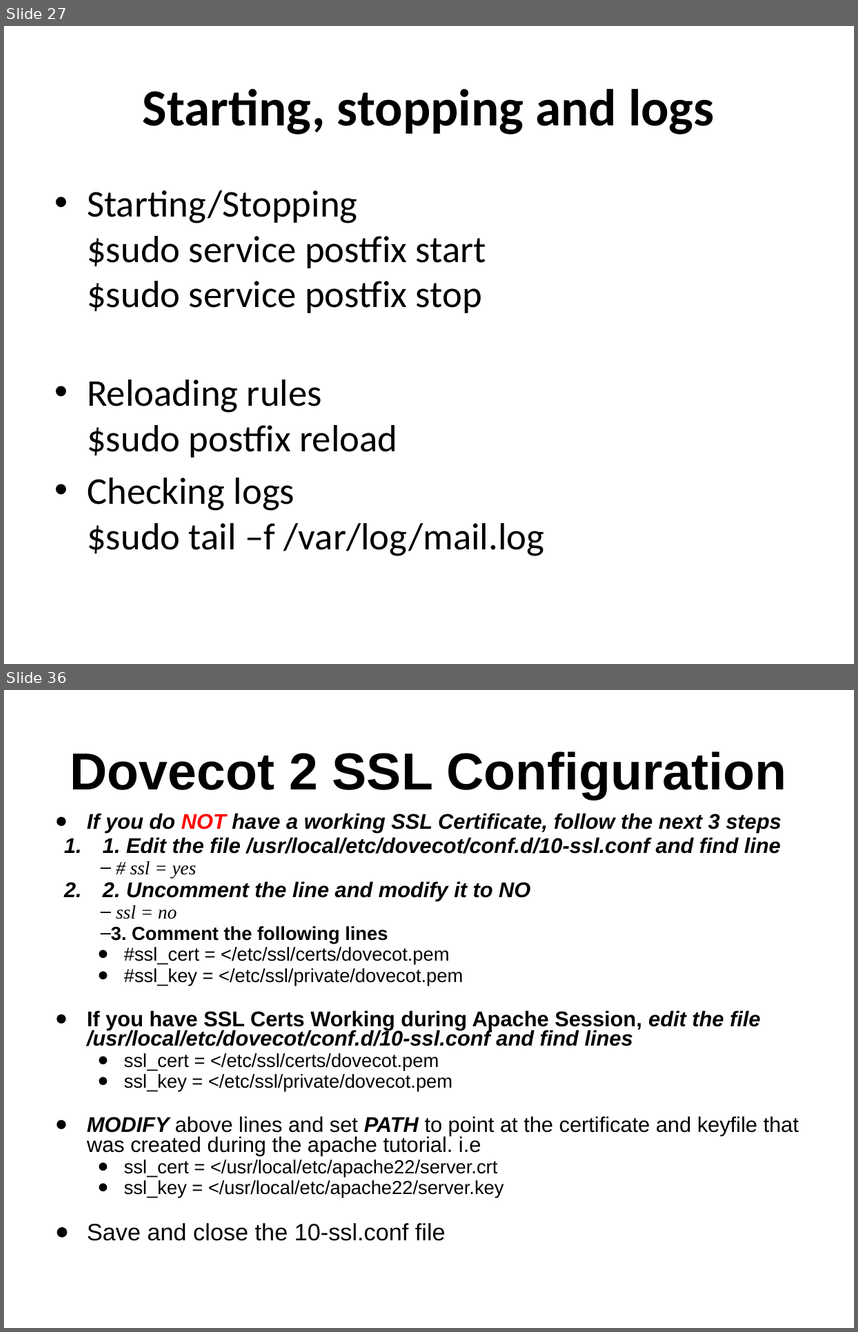
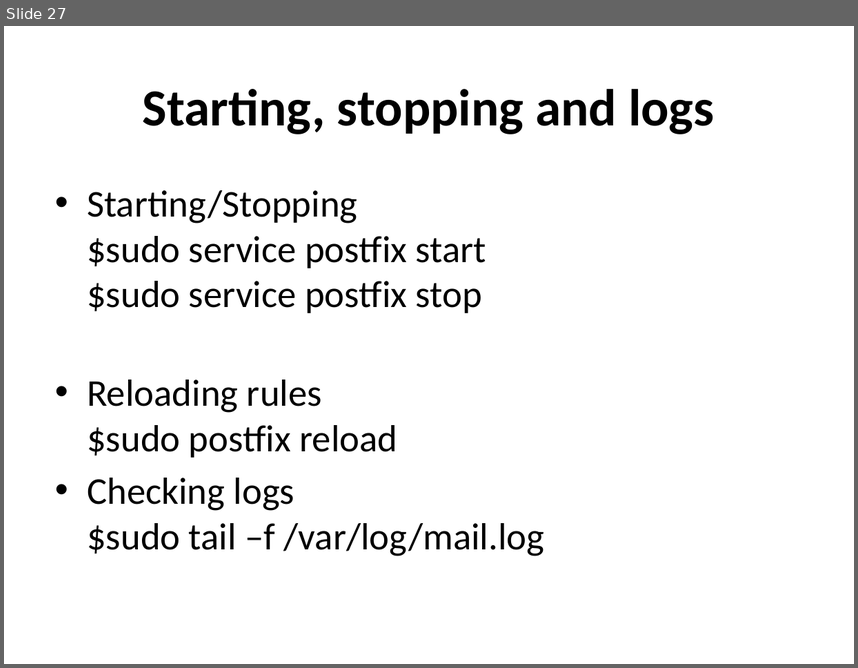
Before and after one commit to afnog/afnog.github.io, a slide deck: sse/postfix/postfix-preso-debian.pptx. Shown one above the other, each under a label of ours: slides 27 and 36 before the commit, slide 27 after it; the slides between them are not shown. The pictures are 858x1332 and 858x668 pixels, drawn with LibreOffice and Linux fonts; fonts in the diff are those of the drawing. Boxes give left, top, right and bottom in pixels: in the first picture for what was removed or moved away, otherwise in the second. Text is boxed around its words. In the diff, an @@ line names an element or a change of style, - is before the commit and + after.

```diff
--- a/sse/postfix/postfix-preso-debian.pptx
+++ b/sse/postfix/postfix-preso-debian.pptx
@@ slide 36 removed at (4, 690, 854, 1328), background #FFFFFF @@
@@ title removed at (70, 751, 787, 799) @@
-Dovecot 2 SSL Configuration
@@ text removed at (87, 813, 799, 1241) @@
-● If you do NOT have a working SSL Certificate, follow the next 3 steps
-1. 1. Edit the file /usr/local/etc/dovecot/conf.d/10-ssl.conf and find line
-  – # ssl = yes
-2. 2. Uncomment the line and modify it to NO
-  – ssl = no
-  – 3. Comment the following lines
-  ● #ssl_cert = </etc/ssl/certs/dovecot.pem
-  ● #ssl_key = </etc/ssl/private/dovecot.pem
-● If you have SSL Certs Working during Apache Session, edit the file /usr/local/etc/dovecot/conf.d/10-ssl.conf and find lines
-  ● ssl_cert = </etc/ssl/certs/dovecot.pem
-  ● ssl_key = </etc/ssl/private/dovecot.pem
-● MODIFY above lines and set PATH to point at the certificate and keyfile that was created during the apache tutorial. i.e
-  ● ssl_cert = </usr/local/etc/apache22/server.crt
-  ● ssl_key = </usr/local/etc/apache22/server.key
-● Save and close the 10-ssl.conf file
```
Also in this commit, not shown: 2 slides changed, 8 slides added, 10 other slides removed.
